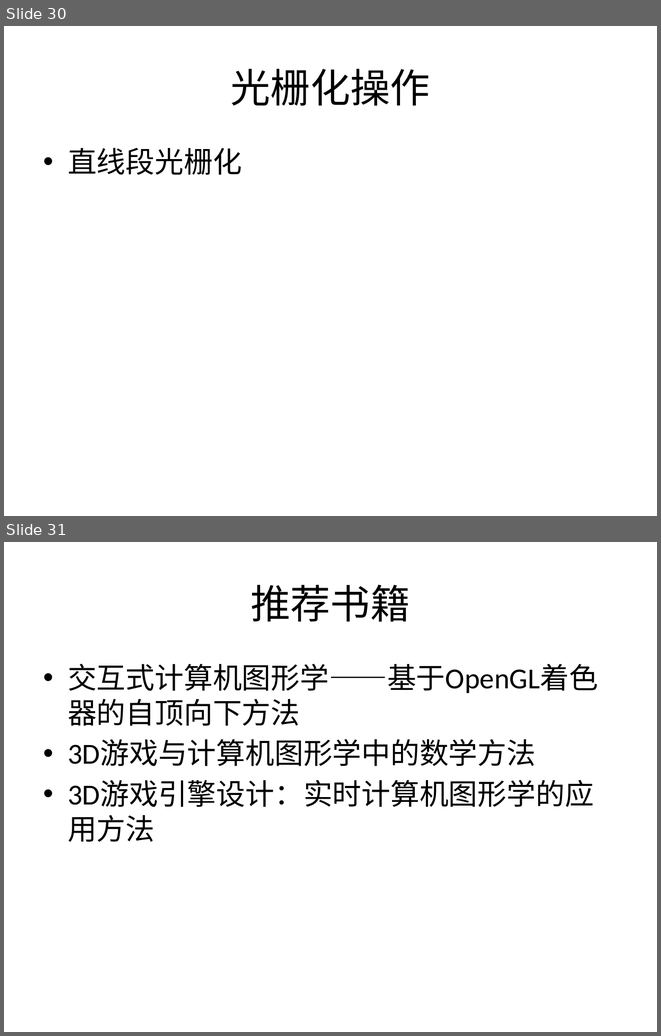
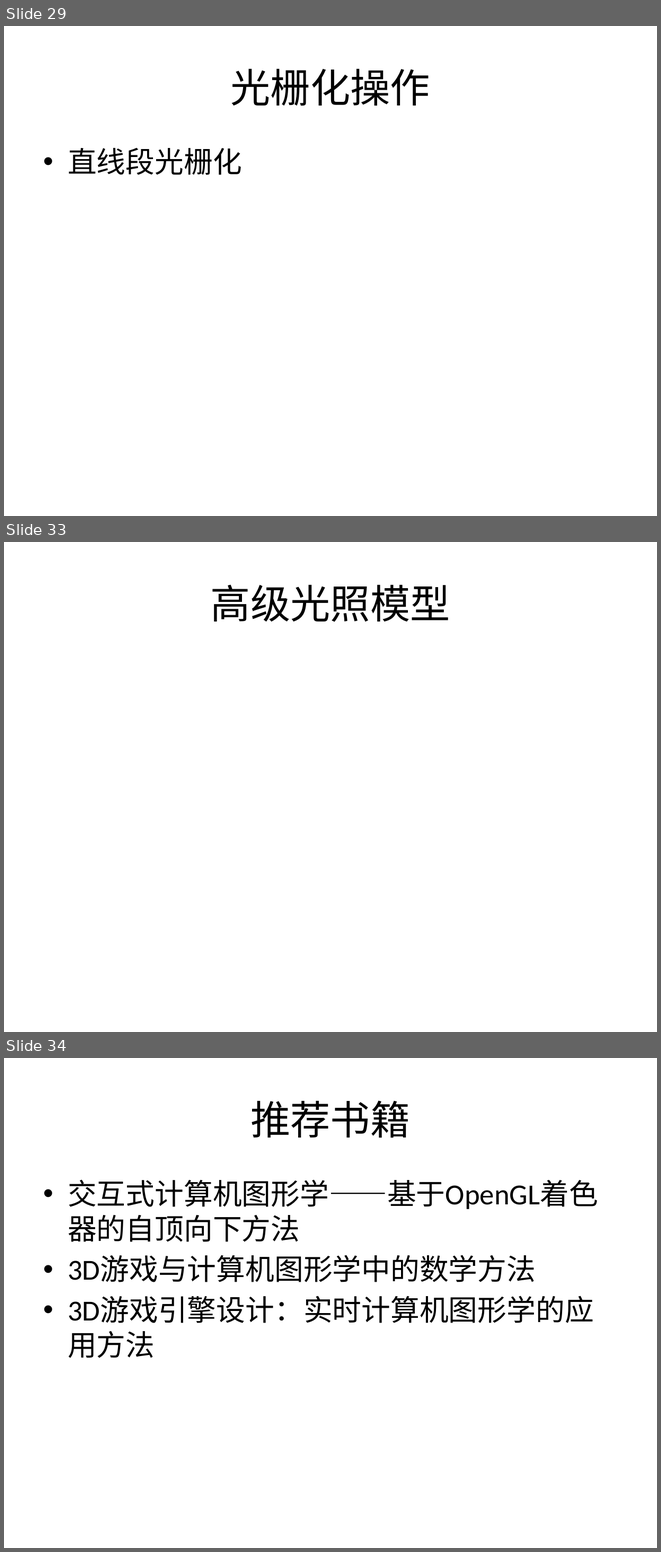
Before and after one commit to SeventhMage/MagicX, a slide deck: SoftEngine/doc/SoftwareRender.pptx. Shown one above the other, each under a label of ours: slides 30 and 31 before the commit, slides 29, 33 and 34 after it; the slides between them are not shown. The pictures are 661x1036 and 661x1552 pixels, drawn with LibreOffice and Linux fonts; fonts in the diff are those of the drawing. Boxes give left, top, right and bottom in pixels: in the first picture for what was removed or moved away, otherwise in the second. Text is boxed around its words. In the diff, an @@ line names an element or a change of style, - is before the commit and + after.

```diff
--- a/SoftEngine/doc/SoftwareRender.pptx
+++ b/SoftEngine/doc/SoftwareRender.pptx
@@ slide 33 added at (x1=4, y1=542, x2=657, y2=1032), background #FFFFFF @@
@@ title added at (x1=211, y1=584, x2=450, y2=622), 44 pt, text #000000 @@
+高级光照模型
@@ what was slide 30 is now slide 29 @@
@@ what was slide 31 is now slide 34 @@
```
Also in this commit, not shown: 2 slides changed, 4 other slides added, 1 slide removed.
